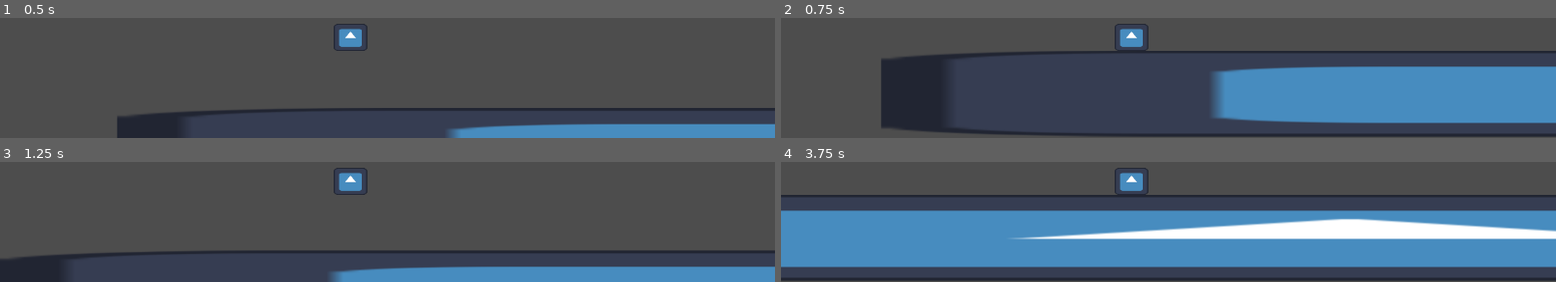
Above: before the commit, frames 1-4 (two rows, left to right).
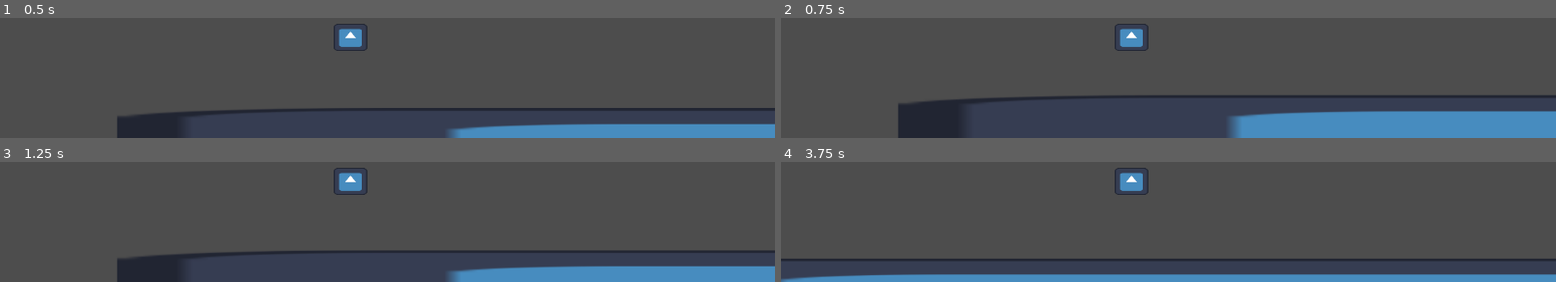
Above: after the commit, the same moments.

Repository: Tyderion/experiments-godot-offline
Game: Godot game, scene res://level.tscn
Two runs of this game, one before a commit and one after it. Both use one fixed random seed, a clock stepped at 60 frames per second and the inputs below. The engine's default icon, where the game draws it, is replaced by a stand-in: a white triangle on a blue panel in a dark square.
Inputs:
- Up to frame 1 (0.5 s): no input
- Up to frame 2 (0.75 s): hold Right (ui_right) from 0.53 s (still down); tap Space (action_jump) at 0.6 s
- Up to frame 3 (1.25 s): keep holding Right (ui_right); tap Space (action_jump) at 0.77, 1.07 s
- Up to frame 4 (3.75 s): tap Space (action_jump) at 1.35, 1.52, 1.82, 2.1, 2.85, 3.02, 3.32, 3.6 s; release Right (ui_right) at 2.03 s; hold Left (ui_left) 2.03-2.78 s; hold Right (ui_right) from 2.78 s (still down)

Frame 1 is identical in both runs. In frame 2, 31% of the frame differs, in the area x 12-100%, y 27-100%; in frame 3, 7.0%; in frame 4, 56%, in the area x 0-100%, y 27-100%.

Commit message:
Double jump lol

Diff:
--- a/player.gd
+++ b/player.gd
@@ -5,9 +5,13 @@
 const JUMP_VELOCITY = -400.0
 var has_started = false
 
+var has_double_jump = true
+
 # Get the gravity from the project settings to be synced with RigidBody nodes.
 var gravity = ProjectSettings.get_setting("physics/2d/default_gravity")
 
+func jump():
+    velocity.y = JUMP_VELOCITY
 
 func _physics_process(delta):
     # Add the gravity.
@@ -15,13 +19,19 @@
         velocity.y += gravity * delta
 
     # Handle jump.
-    if Input.is_action_just_pressed("action_jump") and is_on_floor():
-        velocity.y = JUMP_VELOCITY
+    if Input.is_action_just_pressed("action_jump"):
+        if is_on_floor():
+            jump()
+        if has_double_jump:
+            jump()
+            has_double_jump = false
 
     if is_on_floor() && !has_started:
         velocity.x = SPEED
         has_started = true
 
+    if is_on_floor():
+        has_double_jump = true
     ## Get the input direction and handle the movement/deceleration.
     ## As good practice, you should replace UI actions with custom gameplay actions.
     #var direction = Input.get_axis("ui_left", "ui_right")
